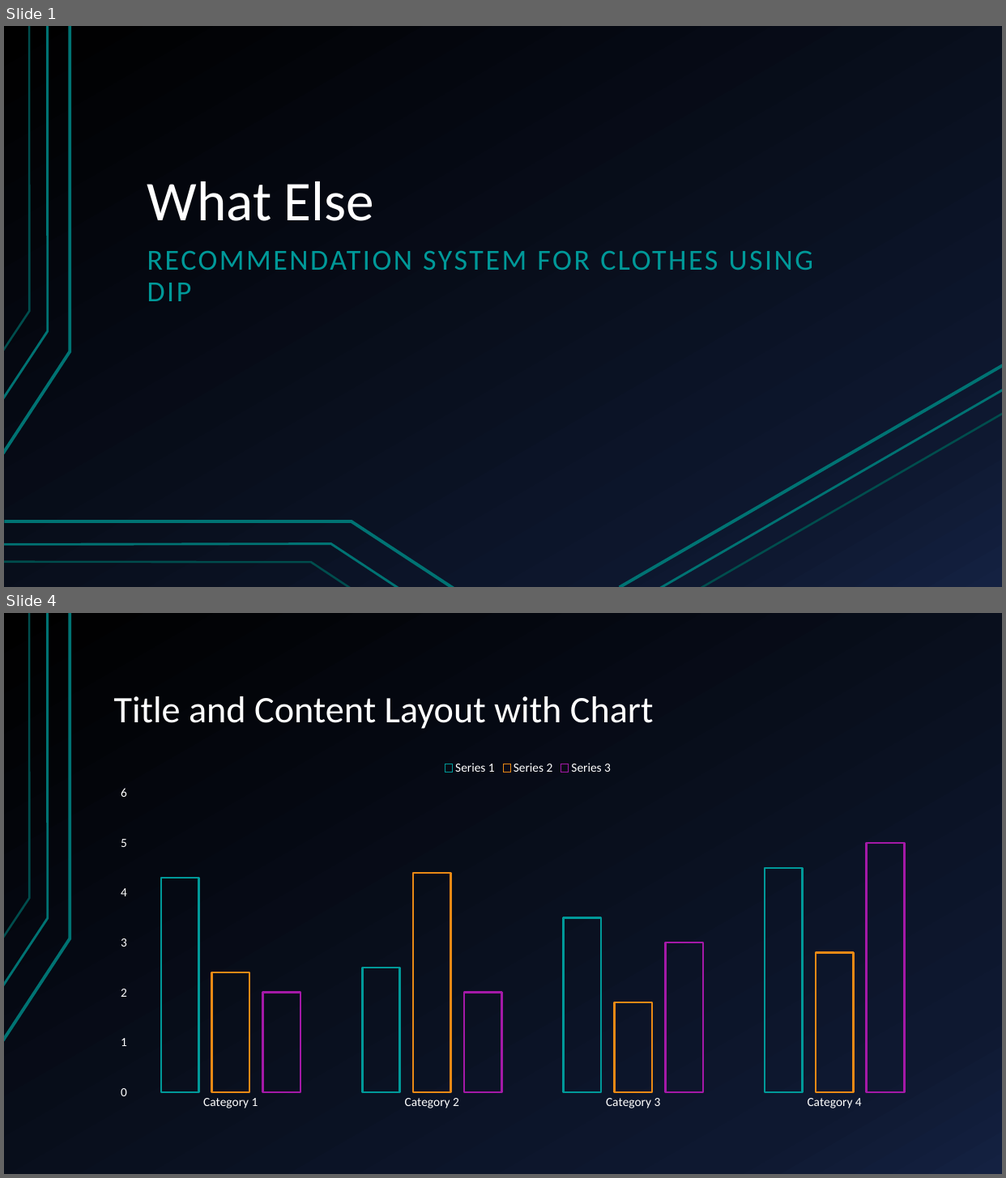
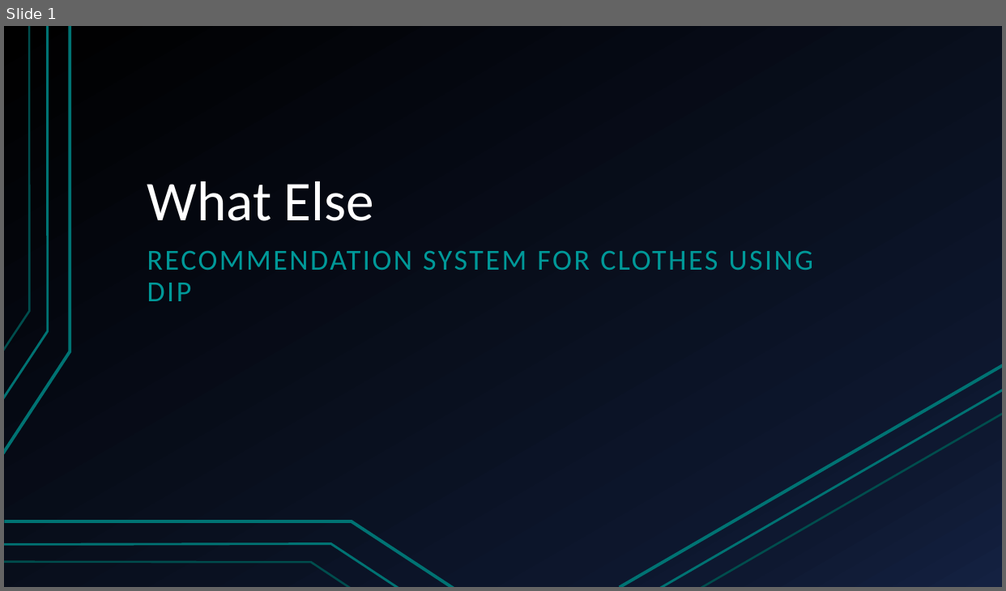
Before and after one commit to shakaibsaleem/FYP, a slide deck: eval1pres.pptx. Shown one above the other, each under a label of ours: slides 1 and 4 before the commit, slide 1 after it; the slides between them are not shown. The pictures are 1006x1178 and 1006x591 pixels, drawn with LibreOffice and Linux fonts; fonts in the diff are those of the drawing. Boxes give left, top, right and bottom in pixels: in the first picture for what was removed or moved away, otherwise in the second. Text is boxed around its words. In the diff, an @@ line names an element or a change of style, - is before the commit and + after.

```diff
--- a/eval1pres.pptx
+++ b/eval1pres.pptx
@@ slide 4 removed at <box>4,613,1002,1174</box>, background gradient #000000 to #0F1931 to #142242; not listed: 3 template elements that a slide beside it also shows @@
@@ title removed at <box>114,696,654,729</box> @@
-Title and Content Layout with Chart
@@ column chart removed at <box>104,752,952,1118</box> @@
-categories: Category 1, Category 2, Category 3, Category 4
-Series 1: 4.3, 2.5, 3.5, 4.5
-Series 2: 2.4, 4.4, 1.8, 2.8
-Series 3: 2, 2, 3, 5
```
Also in this commit, not shown: 1 slide changed, 4 slides added, 9 other slides removed.
